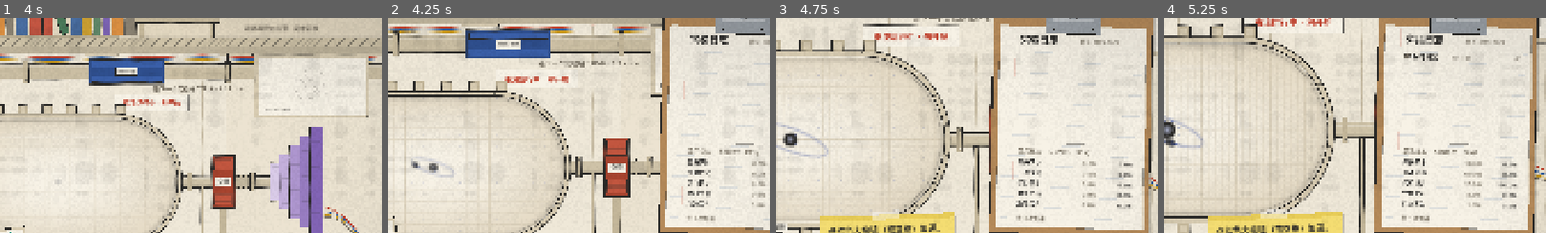
Above: before the commit, frames 1-4 (left to right).
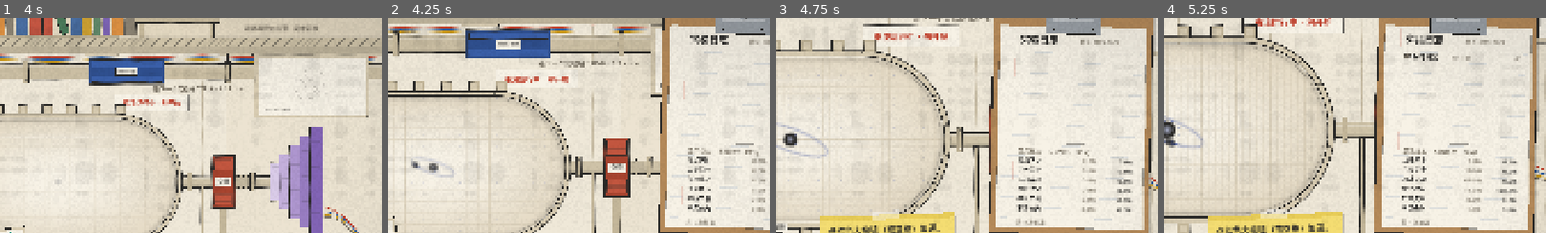
Above: after the commit, the same moments.

Repository: tntsg1/shuliu
Game: Godot game, scene res://main.tscn
Two runs of this game, one before a commit and one after it. Both use one fixed random seed, a clock stepped at 60 frames per second and the inputs below.
Inputs (mouse positions are % of the whole screen's width and height, from its top left):
- Up to frame 1 (4 s): tap Enter at 0.5, 2.1 s; move the mouse to (72, 45) at 0.52 s; hold D (move_right) 0.53-1.25 s; tap E (interact) at 0.6, 3.6 s; click (72, 45) at 0.67 s; tap F (submit) at 0.8, 3.8 s; drag from (30, 55) to (45, 70) at 1.27 s; move the mouse to (60, 28) at 2.02 s; hold D (move_right) 2.03-2.75 s; tap Keypad Enter at 2.3 s; drag from (45, 70) to (20, 35) at 2.77 s; move the mouse to (80, 65) at 3.52 s; hold A (move_left) from 3.53 s (still down)
- Up to frame 2 (4.25 s): keep holding A (move_left)
- Up to frame 3 (4.75 s): release A (move_left) at 4.25 s; drag from (20, 35) to (35, 25) at 4.27 s
- Up to frame 4 (5.25 s): move the mouse to (55, 50) at 5.02 s; hold Escape (back) from 5.03 s (still down); tap Enter at 5.1 s; click (55, 50) at 5.17 s
The pictures show only the part of the screen within x 50-100%, y 10-60%; the shares and areas given below are measured in that part.

Frame 1 is identical in both runs. In frame 2, 1.7% of the frame differs, in the area x 77-99%, y 64-97%; in frame 3, 2.3%; in frame 4, 2.5%, in the area x 62-93%, y 64-97%.

Commit message:
锁相新增超级同步：能级 +3、概率随能级升高（E5 6%→E13 15%）、金色纸带段、三连撞 + 全屏金色射线演出

Diff:
--- a/scripts/core/odds.gd
+++ b/scripts/core/odds.gd
@@ -1,10 +1,12 @@
 class_name Odds
 ## 概率与价值（数值来源：design/BALANCE.md，tools/sim.py 反推）
 
-enum { PERFECT, SUCCESS, STABLE, DETUNE, LOSS }
-const NAMES := ["完美同步", "加速成功", "保持稳定", "射频失谐", "束流丢失"]
-const DELTA := [2, 1, 0, -1, 0]
-const CHARGE := [2, 1, 0, 0, 0]
+## SUPER 超级同步：只在锁相期间出现（DECISIONS Q34）
+enum { SUPER, PERFECT, SUCCESS, STABLE, DETUNE, LOSS }
+const N := 6
+const NAMES := ["超级同步", "完美同步", "加速成功", "保持稳定", "射频失谐", "束流丢失"]
+const DELTA := [3, 2, 1, 0, -1, 0]
+const CHARGE := [0, 2, 1, 0, 0, 0]
 
 const BASE := 40.0
 const GROWTH := 1.32
@@ -23,7 +25,11 @@
 static func value_at(e: int) -> int:
 	return roundi(BASE * pow(GROWTH, e - 1))
 
-## 返回 5 个概率（0..1，和为 1）
+## 锁相期间超级同步的概率：能级越高越大（E5≈6%，E13≈15%），从“加速成功”里分出
+static func super_chance(e: int) -> float:
+	return clampf(0.06 + (e - 5) * 0.01125, 0.05, 0.18)
+
+## 返回 N 个概率（0..1，和为 1）；锚点只有后 5 种，超级同步另算
 static func table(e: int, lock := false) -> PackedFloat64Array:
 	var keys := [1, 5, 9, 13]
 	var p: Array = []
@@ -43,23 +49,31 @@
 				for k in 5:
 					p.append(lerpf(ANCHORS[a][k], ANCHORS[b][k], t))
 				break
-	var out := PackedFloat64Array()
+	var out := PackedFloat64Array([0.0])
 	var s := 0.0
 	for k in 5:
 		var v := maxf(0.0, p[k])
-		if lock and k == LOSS:
+		if lock and k + 1 == LOSS:
 			v = 0.0
 		out.append(v)
 		s += v
-	for k in 5:
+	for k in N:
 		out[k] /= s
+	if lock:
+		add_super(out, e)
 	return out
+
+## 锁相：把超级同步从加速成功里分出来（就地修改）
+static func add_super(q: PackedFloat64Array, e: int) -> void:
+	var sc := minf(super_chance(e), q[SUCCESS])
+	q[SUPER] += sc
+	q[SUCCESS] -= sc
 
 ## 按概率抽取一个结果
 static func roll(p: PackedFloat64Array, rng: RandomNumberGenerator) -> int:
 	var r := rng.randf()
 	var acc := 0.0
-	for k in 5:
+	for k in N:
 		acc += p[k]
 		if r < acc:
 			return k
@@ -70,10 +84,10 @@
 ## 若修正后已超过 100%，再整体按比例压回。保证五项非负、总和为 1。
 static func apply_mods(p: PackedFloat64Array, d: PackedFloat64Array) -> PackedFloat64Array:
 	var q := PackedFloat64Array()
-	q.resize(5)
+	q.resize(N)
 	var mod_sum := 0.0
 	var unmod_sum := 0.0
-	for k in 5:
+	for k in N:
 		if d[k] != 0.0:
 			q[k] = maxf(0.0, p[k] + d[k])
 			mod_sum += q[k]
@@ -82,22 +96,28 @@
 			unmod_sum += p[k]
 	var rest := 1.0 - mod_sum
 	if rest >= 0.0 and unmod_sum > 0.0:
-		for k in 5:
+		for k in N:
 			if d[k] == 0.0:
 				q[k] *= rest / unmod_sum
 	else:
 		var s := 0.0
-		for k in 5:
+		for k in N:
 			if d[k] == 0.0:
 				q[k] = 0.0
 			s += q[k]
-		for k in 5:
+		for k in N:
 			q[k] /= maxf(s, 1e-9)
 	return q
 
 ## 只在“至少普通成功”的结果里按原比例抽
 static func roll_at_least_success(p: PackedFloat64Array, rng: RandomNumberGenerator) -> int:
-	var s := p[PERFECT] + p[SUCCESS]
+	var s := p[SUPER] + p[PERFECT] + p[SUCCESS]
 	if s <= 0.0:
 		return SUCCESS
-	return PERFECT if rng.randf() < p[PERFECT] / s else SUCCESS
+	var r := rng.randf() * s
+	if r < p[SUPER]:
+		return SUPER
+	return PERFECT if r < p[SUPER] + p[PERFECT] else SUCCESS
+
+static func is_good(k: int) -> bool:
+	return k == SUPER or k == PERFECT or k == SUCCESS
--- a/scripts/core/run.gd
+++ b/scripts/core/run.gd
@@ -19,8 +19,8 @@
 var log: Array = []
 var experiment_no := 0
 var failed := false
-var expected := PackedFloat64Array([0, 0, 0, 0, 0])
-var actual := PackedInt32Array([0, 0, 0, 0, 0])
+var expected := PackedFloat64Array([0, 0, 0, 0, 0, 0])
+var actual := PackedInt32Array([0, 0, 0, 0, 0, 0])
 var best_value := 0
 # —— 经费与构筑 ——
 var money := START_MONEY
@@ -75,7 +75,7 @@
 func odds() -> PackedFloat64Array:
 	var b := beam
 	var p := Odds.table(b.energy)
-	var d := PackedFloat64Array([0, 0, 0, 0, 0])
+	var d := PackedFloat64Array([0, 0, 0, 0, 0, 0])
 	if has("magnet_sc"): d[Odds.LOSS] -= 0.05
 	if has("collimator"): d[Odds.LOSS] -= 0.04
 	if has("injector_hi"): d[Odds.LOSS] += 0.05
@@ -88,8 +88,9 @@
 	if b.locked():
 		q[Odds.LOSS] = 0.0
 		var s := 0.0
-		for k in 5: s += q[k]
-		for k in 5: q[k] /= s
+		for k in Odds.N: s += q[k]
+		for k in Odds.N: q[k] /= s
+		Odds.add_super(q, b.energy)
 	return q
 
 ## 本次是否必定至少普通成功
@@ -149,7 +150,7 @@
 			trig.append(["coin", "正面！挡住了"])
 		else:
 			trig.append(["coin", "反面……"])
-	for kk in 5:
+	for kk in Odds.N:
 		expected[kk] += p[kk]
 	actual[k] += 1
 	b.presses += 1
@@ -172,12 +173,12 @@
 	# 执行结果
 	var was_locked := b.locked()
 	var delta: int = Odds.DELTA[k]
-	if (k == Odds.SUCCESS or k == Odds.PERFECT) and has("rejected") and rejected_stacks >= 5:
+	if Odds.is_good(k) and has("rejected") and rejected_stacks >= 5:
 		delta += 3
 		rejected_stacks = 0
 		trig.append(["rejected", "怨气爆发 +3"])
 	b.energy = clampi(b.energy + delta, 1, Odds.EMAX)
-	var good := k == Odds.SUCCESS or k == Odds.PERFECT
+	var good := Odds.is_good(k)
 	if good:
 		b.streak += 1
 		if has("chair"):
@@ -198,7 +199,7 @@
 		b.cat_last = false
 	if k == Odds.DETUNE and has("rejected"):
 		rejected_stacks = mini(5, rejected_stacks + 1)
-	if k == Odds.PERFECT and has("koi") and b.koi < 5:
+	if (k == Odds.PERFECT or k == Odds.SUPER) and has("koi") and b.koi < 5:
 		b.koi += 1
 		trig.append(["koi", "好运 ×%d" % b.koi])
 	var lock_n := Odds.LOCK_PRESSES + (2 if has("fast_clock") else 0)
@@ -223,7 +224,7 @@
 	# 便利贴：成功率够高时预备下一次必定成功
 	if has("note100") and not b.guaranteed_next:
 		var q := odds()
-		if q[Odds.SUCCESS] + q[Odds.PERFECT] >= 0.75:
+		if q[Odds.SUCCESS] + q[Odds.PERFECT] + q[Odds.SUPER] >= 0.75:
 			b.guaranteed_next = true
 			relics.erase("note100")
 			trig.append(["note100", "贴上了"])
--- a/scripts/main.gd
+++ b/scripts/main.gd
@@ -556,6 +556,24 @@
 	var col := Pal.outcome(k)
 	Sfx.play("btn", -3.0, 1.0, 0.04)
 	match k:
+		Odds.SUPER:
+			# 三连撞：+1 +1 +1 一下比一下重，最后金色射线炸满全屏
+			Sfx.play("perfect", 0.0, 0.9 + e * 0.015)
+			Sfx.play("arc", -3.0, 1.3)
+			hitstop(0.16)
+			slowmo(0.7, 0.35)
+			for i in 3:
+				get_tree().create_timer(0.11 * i, true, false, true).timeout.connect(func():
+					Sfx.play("hit", -4.0 + i * 1.5, 1.1 + i * 0.18)
+					chamber.kick(1.4 + i * 0.6, col)
+					cam_vel += Vector2(randf_range(-90, 90), -220 - i * 90)
+					cam_zv += 0.25 + i * 0.15
+					shake = maxf(shake, 0.5 + i * 0.25)
+					overlay.pop("+%d" % (i + 1), col, i == 2))
+			get_tree().create_timer(0.33, true, false, true).timeout.connect(func():
+				Sfx.play("ring", -2.0, 1.15)
+				Sfx.play("discharge", -8.0, 1.4)
+				overlay.super_burst(get_viewport().get_canvas_transform() * Geo.CHAMBER))
 		Odds.PERFECT:
 			Sfx.play("perfect", -2.0, 1.0 + e * 0.015)
 			Sfx.play("hit", -4.0, 1.25 + e * 0.03)
--- a/scripts/pal.gd
+++ b/scripts/pal.gd
@@ -73,9 +73,10 @@
 	var i := mini(3, int(floor(v)))
 	return c("ramp%d" % i).lerp(c("ramp%d" % (i + 1)), v - i)
 
-## 五种结果的颜色
+## 六种结果的颜色
 func outcome(k: int) -> Color:
 	match k:
+		Odds.SUPER: return c("gold")
 		Odds.PERFECT: return c("ramp4") if dark else c("blue")
 		Odds.SUCCESS: return c("ramp2")
 		Odds.STABLE: return c("ink2")
--- a/scripts/ui/charms.gd
+++ b/scripts/ui/charms.gd
@@ -231,7 +231,7 @@
 				var ang := i * TAU / 12.0 + k * 0.9
 				var col: Color = rc if i % 2 == 0 else Pal.c("gold")
 				var pts := PackedVector2Array([p + Vector2.from_angle(ang - 0.07) * 58.0, p + Vector2.from_angle(ang) * (L + (i % 2) * 30.0), p + Vector2.from_angle(ang + 0.07) * 58.0])
-				draw_primitive(pts, PackedColorArray([Color(col, 0.75 * ra), Color(col, 0.75 * ra), Color(col, 0.75 * ra)]), PackedVector2Array())
+				draw_colored_polygon(pts, Color(col, 0.75 * ra))
 		# 墨圈（两道，前后错开）
 		for ri in 2:
 			var kk := clampf((k - ri * 0.1) / 0.45, 0.0, 1.0)
--- a/scripts/ui/clipboard.gd
+++ b/scripts/ui/clipboard.gd
@@ -155,16 +155,16 @@
 	draw_line(q + Vector2(0, -8), q + Vector2(pr.size.x - 40, -8), Color(ink, 0.4), 1.0)
 	Ink.text(self, "显示概率 · 实际频率（本局）", q + Vector2(32, 18), 15, Pal.c("text2"))
 	var tot := 0
-	for k in 5:
+	for k in Odds.N:
 		tot += run.actual[k]
-	for k in 5:
-		var yy := q.y + 46 + k * 26
+	for k in Odds.N:
+		var yy := q.y + 40 + k * 24
 		Ink.text(self, Odds.NAMES[k], Vector2(q.x + 32, yy), 15, ink)
 		var ex := run.expected[k] / maxf(1.0, tot) * 100.0
 		var ac := run.actual[k] / maxf(1.0, tot) * 100.0
 		Ink.text(self, "%.1f%%" % ex, Vector2(q.x + 230, yy), 15, Pal.c("text2"), Pal.mono, HORIZONTAL_ALIGNMENT_RIGHT)
 		Ink.text(self, "%.1f%%" % ac, Vector2(q.x + 320, yy), 15, ink, Pal.mono, HORIZONTAL_ALIGNMENT_RIGHT)
-	Ink.text(self, "共 %d 次加速" % tot, Vector2(q.x + 32, q.y + 186), 14, Pal.c("text2"), Pal.hand)
+	Ink.text(self, "共 %d 次加速" % tot, Vector2(q.x + 32, q.y + 196), 14, Pal.c("text2"), Pal.hand)
 
 func _dashed(a: Vector2, b: Vector2, col: Color) -> void:
 	var L := a.distance_to(b)
--- a/scripts/ui/console_panel.gd
+++ b/scripts/ui/console_panel.gd
@@ -15,9 +15,9 @@
 var _ve := 0.0
 var e_target := 1.0
 # 概率纸带宽度
-var seg := PackedFloat32Array([0.1, 0.69, 0.15, 0.05, 0.01])
-var seg_v := PackedFloat32Array([0, 0, 0, 0, 0])
-var seg_t := PackedFloat32Array([0.1, 0.69, 0.15, 0.05, 0.01])
+var seg := PackedFloat32Array([0.0, 0.1, 0.69, 0.15, 0.05, 0.01])
+var seg_v := PackedFloat32Array([0, 0, 0, 0, 0, 0])
+var seg_t := PackedFloat32Array([0.0, 0.1, 0.69, 0.15, 0.05, 0.01])
 # 锁相灯
 var charge := 0
 var lamp_pop := PackedFloat32Array([0, 0, 0, 0, 0, 0])
@@ -67,7 +67,7 @@
 func set_beam(energy: int, value: int, odds: PackedFloat64Array, ch: int, lk: int) -> void:
 	e_target = energy
 	val_target = value
-	for k in 5:
+	for k in Odds.N:
 		seg_t[k] = odds[k]
 	if ch > charge:
 		for i in range(charge, mini(ch, 6)):
@@ -80,7 +80,7 @@
 	e_target = 1
 	val_target = Odds.value_at(1)
 	var p := Odds.table(1)
-	for k in 5:
+	for k in Odds.N:
 		seg_t[k] = p[k]
 	charge = 0
 	lock_left = 0
@@ -117,14 +117,14 @@
 
 func _seg_at(u: float) -> int:
 	var tot := 0.0
-	for k in 5:
+	for k in Odds.N:
 		tot += seg[k]
 	var acc := 0.0
-	for k in 5:
+	for k in Odds.N:
 		acc += seg[k] / maxf(tot, 1e-5)
 		if u < acc:
 			return k
-	return 4
+	return Odds.LOSS
 
 func pull() -> void:
 	_vlv = 9.0
@@ -134,7 +134,7 @@
 	var r := Ink.spring(show_v, _vs, show_t, 8.5, dt); show_v = r[0]; _vs = r[1]
 	r = Ink.spring(val_disp, _vval, val_target, 11.0, dt); val_disp = r[0]; _vval = r[1]
 	r = Ink.spring(e_disp, _ve, e_target, 12.0, dt); e_disp = r[0]; _ve = r[1]
-	for k in 5:
+	for k in Odds.N:
 		r = Ink.spring(seg[k], seg_v[k], seg_t[k], 10.0, dt); seg[k] = r[0]; seg_v[k] = r[1]
 	for i in 6:
 		lamp_pop[i] = maxf(0.0, lamp_pop[i] - dt * 3.0)
@@ -284,9 +284,9 @@
 	var x := r.position.x
 	var centers: Array = []
 	var total := 0.0
-	for k in 5:
+	for k in Odds.N:
 		total += seg[k]
-	for k in 5:
+	for k in Odds.N:
 		var w := r.size.x * seg[k] / maxf(total, 1e-5)
 		var sr := Rect2(x, r.position.y, w, r.size.y)
 		var col := Pal.outcome(k)
@@ -298,28 +298,38 @@
 		centers.append(sr.get_center().x)
 		seg_x.append(sr.end.x)
 		x += w
-	# 印字：标签按最小间距左右避让，并用细线指回色段
-	var lab: Array = centers.duplicate()
-	for i in range(1, 5):
+	# 印字：标签按最小间距左右避让，并用细线指回色段（超级同步只在锁相时出现）
+	var ks: Array = []
+	for k in Odds.N:
+		if k != Odds.SUPER or seg[k] > 0.004:
+			ks.append(k)
+	var n := ks.size()
+	var lab: Array = []
+	for k in ks:
+		lab.append(centers[k])
+	for i in range(1, n):
 		lab[i] = maxf(lab[i], lab[i - 1] + 96.0)
-	var over: float = lab[4] - (r.end.x - 40.0)
+	var over: float = lab[n - 1] - (r.end.x - 40.0)
 	if over > 0.0:
-		for i in 5:
+		for i in n:
 			lab[i] -= over
-		for i in range(3, -1, -1):
+		for i in range(n - 2, -1, -1):
 			lab[i] = minf(lab[i], lab[i + 1] - 96.0)
 	var under: float = r.position.x + 44.0 - lab[0]
 	if under > 0.0:
-		for i in 5:
+		for i in n:
 			lab[i] += under
-	for k in 5:
+	for i in n:
+		var k: int = ks[i]
 		var pct := seg[k] * 100.0
 		var hot := k == Odds.LOSS and pct >= 20.0
 		var col := Pal.c("red") if hot else Pal.c("text")
-		if absf(lab[k] - centers[k]) > 2.0:
-			draw_line(Vector2(centers[k], r.end.y + 2), Vector2(lab[k], r.end.y + 8), Color(el, 0.5), 1.0, true)
-		Ink.text(self, Odds.NAMES[k], Vector2(lab[k], r.end.y + 24), 15, col, Pal.font, HORIZONTAL_ALIGNMENT_CENTER)
-		Ink.text(self, "%.1f%%" % pct, Vector2(lab[k], r.end.y + 44), 17, col, Pal.mono, HORIZONTAL_ALIGNMENT_CENTER)
+		if k == Odds.SUPER:
+			col = Pal.c("gold").darkened(0.25)
+		if absf(lab[i] - centers[k]) > 2.0:
+			draw_line(Vector2(centers[k], r.end.y + 2), Vector2(lab[i], r.end.y + 8), Color(el, 0.5), 1.0, true)
+		Ink.text(self, Odds.NAMES[k], Vector2(lab[i], r.end.y + 24), 15, col, Pal.bold if k == Odds.SUPER else Pal.font, HORIZONTAL_ALIGNMENT_CENTER)
+		Ink.text(self, "%.1f%%" % pct, Vector2(lab[i], r.end.y + 44), 17, col, Pal.mono, HORIZONTAL_ALIGNMENT_CENTER)
 	# 指针：墨线三角 + 贯穿纸带的竖线；滑动时拖出残影
 	if ptr_vis > 0.01:
 		var u := fposmod(ptr_abs, 1.0)
@@ -356,6 +366,16 @@
 		return
 	var c := Color(0, 0, 0, 0.13)
 	match k:
+		Odds.SUPER:
+			# 金色段：斜向双线 + 慢慢流动，提示“这一段很特别”
+			var x3 := r.position.x - fmod(t * 18.0, 10.0)
+			while x3 < r.end.x:
+				for o in [0.0, 3.0]:
+					var xa: float = x3 + o
+					var xb: float = xa + r.size.y * 0.5
+					if xb > r.position.x and xa < r.end.x:
+						draw_line(Vector2(clampf(xa, r.position.x, r.end.x), r.end.y), Vector2(clampf(xb, r.position.x, r.end.x), r.position.y), Color(1, 1, 1, 0.45), 1.2)
+				x3 += 10.0
 		Odds.PERFECT:
 			var y := r.position.y + 5
 			while y < r.end.y:
--- a/scripts/ui/overlay.gd
+++ b/scripts/ui/overlay.gd
@@ -33,6 +33,9 @@
 var pops: Array = []      # 飞字 {s, col, big, t}
 var red := 0.0            # 红色边缘闪
 var lockfx := 0.0
+var superfx := -1.0       # 超级同步：从观测舱炸开的金色射线（秒，-1 = 无）
+var super_c := Vector2.ZERO
+var super_t0 := 0             # 用真实时间推进（顿帧/慢动作时射线照样炸开）
 var danger := 0.0
 var last_tick := 0
 
@@ -72,6 +75,11 @@
 
 func flash_red(a: float) -> void:
 	red = maxf(red, a)
+
+func super_burst(center: Vector2) -> void:
+	superfx = 0.0
+	super_t0 = Time.get_ticks_usec()
+	super_c = center
 
 func flash_lock() -> void:
 	lockfx = 1.0
@@ -95,6 +103,10 @@
 	tip_v = lerpf(tip_v, 1.0 if not tip_lines.is_empty() else 0.0, 1.0 - exp(-18.0 * dt))
 	red = maxf(0.0, red - dt * 2.2)
 	lockfx = maxf(0.0, lockfx - dt * 1.2)
+	if superfx >= 0.0:
+		superfx = (Time.get_ticks_usec() - super_t0) / 1e6
+		if superfx > 1.6:
+			superfx = -1.0
 	for p in pops:
 		p.t += dt
 	pops = pops.filter(func(p): return p.t < 0.9)
@@ -114,6 +126,7 @@
 	if main == null or main.run == null:
 		return
 	var vp := get_viewport_rect().size
+	_super(vp)
 	_edges(vp)
 	_strip(vp)
 	_pops(vp)
@@ -132,6 +145,32 @@
 		draw_rect(rr, Color(Pal.c("paper"), a))
 		draw_rect(rr, Color(Pal.equip_line(), a), false, 1.4)
 		Ink.text(self, toast, Vector2(vp.x * 0.5, 102), 18, Color(Pal.c("text"), a), Pal.font, HORIZONTAL_ALIGNMENT_CENTER)
+
+## 超级同步：金色/纸色相间的射线从观测舱中心转着炸开，三道墨圈依次扩散（哑光平涂，不发光）
+func _super(vp: Vector2) -> void:
+	if superfx < 0.0:
+		return
+	var k := superfx
+	var a := clampf(k / 0.08, 0.0, 1.0) * clampf((1.5 - k) / 0.6, 0.0, 1.0)
+	var c := super_c
+	var L := vp.length() * 0.6
+	var open := Ink.ease_out_cubic(clampf(k / 0.35, 0.0, 1.0))
+	for i in 24:
+		var ang := i * TAU / 24.0 + k * 0.35
+		var col: Color = Pal.c("gold") if i % 2 == 0 else Pal.c("paper")
+		var r0 := 120.0 + 60.0 * k
+		var dir := Vector2.from_angle(ang)
+		# 分三段画，越往外越宽越淡（线段比多边形稳，不会三角化失败）
+		for seg in 3:
+			var f0 := lerpf(r0, L, seg / 3.0)
+			var f1 := lerpf(r0, L, (seg + 1) / 3.0)
+			var wd := (8.0 + seg * 22.0) * open * (1.0 + (i % 2) * 0.4)
+			draw_line(c + dir * f0, c + dir * f1, Color(col, (0.55 - seg * 0.12) * a), wd)
+	for ri in 3:
+		var kk := clampf((k - ri * 0.12) / 0.7, 0.0, 1.0)
+		if kk > 0.0 and kk < 1.0:
+			var rr := 160.0 + 900.0 * Ink.ease_out_cubic(kk)
+			draw_arc(c, rr, 0, TAU, 96, Color(Pal.c("gold").darkened(0.2 * ri), 0.9 * (1.0 - kk)), 10.0 * (1.0 - kk) + 1.0, true)
 
 ## 顶部：一条贴在镜头上的纸胶带
 func _strip(vp: Vector2) -> void:
@@ -238,6 +277,8 @@
 		_edge_band(vp, Pal.c("red"), a)
 	if lockfx > 0.01:
 		_edge_band(vp, Pal.c("lock"), lockfx * 0.5)
+	if superfx >= 0.0:
+		_edge_band(vp, Pal.c("gold"), clampf(1.0 - superfx / 1.4, 0.0, 1.0) * 0.8)
 
 func _edge_band(vp: Vector2, col: Color, a: float) -> void:
 	var w := 140.0
--- /dev/null
+++ b/tests/super_shots.gd
@@ -0,0 +1,46 @@
+extends SceneTree
+## 超级同步截图：锁相纸带（金色段）+ 三连撞与金色射线（不写入真实配置）
+
+var main: Node
+
+func _initialize() -> void:
+	DirAccess.make_dir_recursive_absolute(ProjectSettings.globalize_path("res://shots/"))
+	main = load("res://main.tscn").instantiate()
+	main.play_tutorial = false
+	main.play_intro = false
+	root.add_child(main)
+	_go()
+
+func snap(name: String) -> void:
+	await RenderingServer.frame_post_draw
+	root.get_viewport().get_texture().get_image().save_png(ProjectSettings.globalize_path("res://shots/" + name + ".png"))
+	print("shot ", name)
+
+func w(s: float) -> void:
+	await create_timer(s, true, false, true).timeout
+
+func _go() -> void:
+	await process_frame
+	await process_frame
+	main.player.position.x = Geo.CONSOLE_STAND - 60
+	main.enter_console()
+	await w(2.4)
+	var b: Beam = main.run.beam
+	b.energy = 11
+	b.lock_left = 3
+	b.lock_used = true
+	b.charge = 6
+	main._sync()
+	await w(0.8)
+	await snap("super_01_tape")
+	b.energy = 14
+	main._sync()
+	main._impact({"outcome": Odds.SUPER, "to": 14, "from": 11, "lock_started": false, "lock_ended": false})
+	main.overlay.stamp(Odds.NAMES[Odds.SUPER], root.get_node("Pal").outcome(Odds.SUPER))
+	await w(0.2)
+	await snap("super_02_hits")
+	await w(0.3)
+	await snap("super_03_burst")
+	await w(0.35)
+	await snap("super_04_after")
+	quit(0)
--- a/tests/test_core.gd
+++ b/tests/test_core.gd
@@ -20,6 +20,24 @@
 			check(absf(s - 1.0) < 1e-9, "E%d 概率和为1" % e)
 			if lk:
 				check(p[Odds.LOSS] == 0.0, "锁相丢失为0")
+				check(p[Odds.SUPER] > 0.04, "锁相有超级同步 E%d" % e)
+			else:
+				check(p[Odds.SUPER] == 0.0, "非锁相没有超级同步")
+	check(absf(Odds.super_chance(5) - 0.06) < 1e-9 and absf(Odds.super_chance(13) - 0.15) < 1e-9, "超级同步随能级升高")
+	# 超级同步：+3 能级，只在锁相时抽到
+	var rsu := Run.new(777)
+	var got_super := 0
+	for i in 4000:
+		rsu.beam = Beam.new()
+		rsu.beam.energy = 6
+		rsu.beam.lock_left = 4 if i % 2 == 0 else 0
+		var lk2 := rsu.beam.locked()
+		var r0 := rsu.accelerate()
+		if r0.outcome == Odds.SUPER:
+			got_super += 1
+			check(lk2, "超级同步只在锁相出现")
+			check(r0.to == 9, "超级同步 +3 能级")
+	check(got_super > 60 and got_super < 220, "锁相超级同步频率合理 %d" % got_super)
 	check(absf(Odds.table(1)[Odds.LOSS] - 0.01) < 1e-9, "E1 丢失 1%")
 	check(absf(Odds.table(9)[Odds.LOSS] - 0.16) < 1e-9, "E9 丢失 16%")
 	check(Odds.value_at(1) == 40 and Odds.value_at(8) == 279 and Odds.value_at(10) == 487, "价值曲线")
@@ -54,7 +72,7 @@
 	for i in 500:
 		var base := Odds.table(rr.randi_range(1, 20))
 		var d := PackedFloat64Array()
-		for k in 5: d.append(rr.randf_range(-0.3, 0.3) if rr.randf() < 0.5 else 0.0)
+		for k in Odds.N: d.append(rr.randf_range(-0.3, 0.3) if rr.randf() < 0.5 else 0.0)
 		var q := Odds.apply_mods(base, d)
 		var sq := 0.0
 		for v in q:
@@ -172,7 +190,7 @@
 		else: r3.accelerate()
 		n += 1
 	var se := 0.0; var sa := 0
-	for k in 5: se += r3.expected[k]; sa += r3.actual[k]
+	for k in Odds.N: se += r3.expected[k]; sa += r3.actual[k]
 	check(absf(se - sa) < 1e-6, "期望次数总和=实际次数总和")
 
 	print("core tests: ", "OK" if fails == 0 else "%d FAIL" % fails)
Not shown, added: tests/super_shots.gd.uid
Not shown, changed: design/DECISIONS.md
